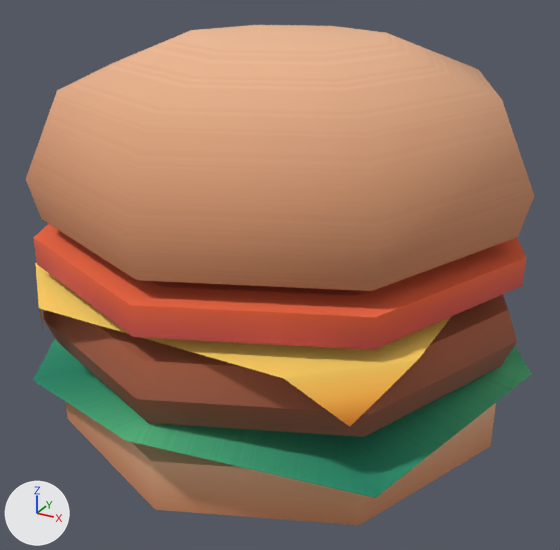
One commit to the glTF model public/kenney_food-kit/burger.glb: the scene before it, then after it.
Rendered twice from a camera (50 mm lens) standing at (0.588, -1.078, 0.666) and looking at (0.011, -0.03, 0.142). Lighting does not change. The marker at lower left points along +X, +Y and +Z. Where no turn or scale is listed for an object, it has been applied to the vertices. Vertices at the same position are counted once.

Objects in the first picture: 'bun-bottom', 'bun-top', 'cheese', 'patty', 'salad', 'tomato'.
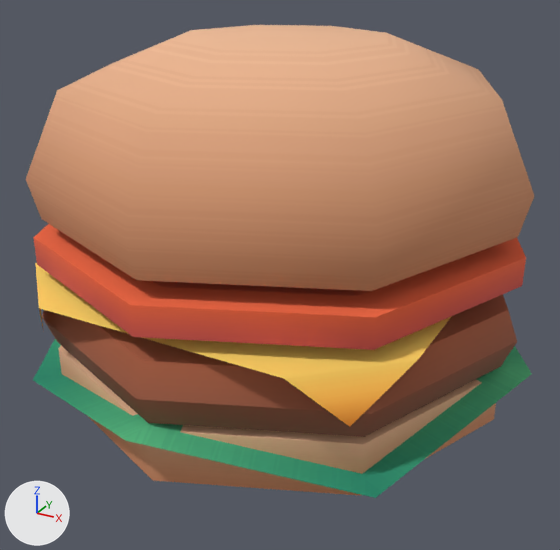
Where the newer file only moved an object's origin or applied its transform, the numbers keep the older frame.

The change in detail:
me_bun_bottom has 16 vertices, 28 faces and spans x -0.384..0.384, y -0.384..0.384, z 0.0..0.085.
me_bun_bottom is used by ob_bun_bottom; location (0.0, 0.0, -0.095).
me_bun_bottom part 1: the whole mesh is moved by (0.0, 0.0, -0.043).
Object 'bun-bottom' (ob_bun_bottom) moves from (0.0, 0.0, -0.095) to (0.0, 0.0, 0.0).

Location of each change, [x1, y1, x2, y2] in pixels of the pictures (560 x 550 px):
'bun-bottom', moved: before [65, 401, 496, 525]; after [58, 346, 496, 496]
